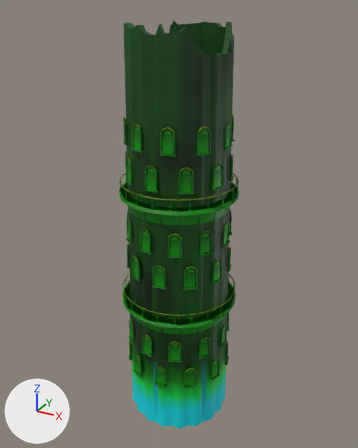
The glTF model assets/environments/kits/haluna/iskarra_tower_broken.glb as it was, and as the next commit left it.
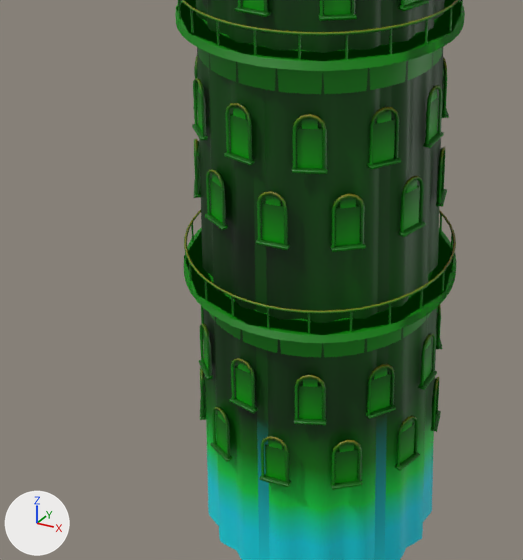
The first picture shows the older version from a camera (50 mm lens) standing at (20.8, -37.8, 39.4) and looking at (-0.2, 0.4, 20.3). The close-ups show the older and then the newer version on the part from 13% to 73% of the width and 42% to 93% of the height of that picture. Only the edits that show in the close-ups are written down. The lights are fixed; the arrows at lower left show +X, +Y and +Z. Vertices at exactly the same position are counted once.

The first close-up shows 'iskarra_tower_broken', 'iskarra_tower_broken-lod1'.
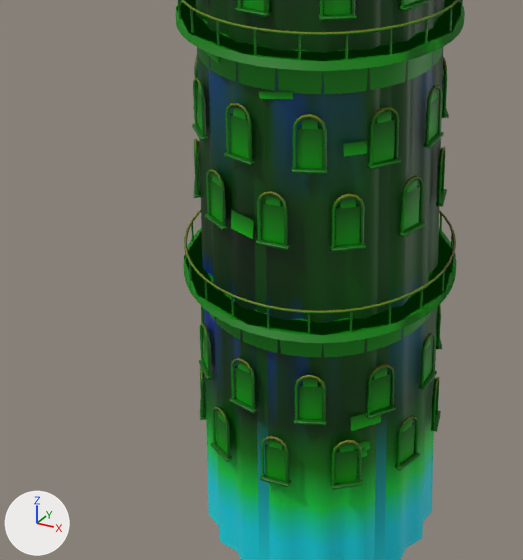
Patch to the scene script:
```diff
--- a/assets/environments/kits/haluna/iskarra_tower_broken.glb.py
+++ b/assets/environments/kits/haluna/iskarra_tower_broken.glb.py
@@ mat_kit_coral_concrete @@
+mat_kit_coral_concrete = bpy.data.materials.new('kit_coral_concrete')
+# nodes: BsdfPrincipled, Mix, OutputMaterial, VertexColor
+# colours: white #e7e7e7, mixed with the vertex colours
@@ me_iskarra_tower_broken @@
 # used by ob_iskarra_tower_broken; location = (0.0, 0.0, 0.0)
-me_iskarra_tower_broken.from_pydata(...)  # 6259 vertices, 10424 faces; spans x -5.7..5.7, y -5.7..5.7, z 0.0..38.2
+me_iskarra_tower_broken.from_pydata(...)  # 6499 vertices, 10784 faces; spans x -5.7..5.7, y -5.7..5.7, z 0.0..38.2
+# me_iskarra_tower_broken part 1: the loose piece of 8 vertices spanning x 0.2..1.1, y -4.9..-4.7, z 16.4..18.0 is copied, and the copy is scaled about its middle by (1.19, -0.751, 0.525), then moved by (-1.4, 0.0, -0.4), in mat_kit_coral_concrete; it spans x -1.3..-0.1, y -4.9..-4.7, z 16.3..17.2
+# me_iskarra_tower_broken part 2: the loose piece of 8 vertices spanning x 1.7..2.3, y -4.5..-4.2, z 21.1..21.5 is copied, and the copy is scaled about its middle by (2.37, 0.858, 0.693), then moved by (-1.2, -0.3, 1.0), in mat_kit_coral_concrete; it spans x 0.2..1.5, y -4.8..-4.6, z 22.1..22.5
+# me_iskarra_tower_broken part 3: the loose piece of 8 vertices spanning x -3.4..-2.9, y -3.8..-3.4, z 21.1..21.5 is copied, and the copy is scaled about its middle by (2.45, 1.5, 1.4), then moved by (0.9, -0.6, 1.9), in mat_kit_coral_concrete; it spans x -2.8..-1.7, y -4.5..-3.9, z 22.9..23.6
+# me_iskarra_tower_broken part 4: the loose piece of 8 vertices spanning x 3.9..4.5, y -3.1..-2.3, z 8.6..10.1 is copied, and the copy is scaled about its middle by (1.68, 1.31, 0.426), then moved by (-0.4, -0.5, -1.1), in mat_kit_coral_concrete; it spans x 3.4..4.3, y -3.7..-2.7, z 7.9..8.6
+# me_iskarra_tower_broken part 5: the loose piece of 8 vertices spanning x 3.1..3.6, y -4.0..-3.6, z 6.9..7.3 is copied, and the copy is scaled about its middle by (0.557, 0.718, 1.14), then moved by (0.5, 0.5, -0.5), in mat_kit_coral_concrete; it spans x 3.6..3.9, y -3.5..-3.2, z 6.4..6.9
+# me_iskarra_tower_broken part 6: the loose piece of 8 vertices spanning x 3.8..4.3, y -3.0..-2.2, z 19.6..21.1 is copied, and the copy is scaled about its middle by (1.27, 0.798, 0.322), then moved by (-0.7, -0.9, -0.1), in mat_kit_coral_concrete; it spans x 3.0..3.7, y -3.8..-3.1, z 20.0..20.5
+# me_iskarra_tower_broken part 7: the loose piece of 8 vertices spanning x 3.1..3.6, y -4.0..-3.6, z 6.9..7.3 is copied, and the copy is scaled about its middle by (1.39, 1.7, 1.1), then moved by (0.4, 0.4, -0.2), in mat_kit_coral_concrete; it spans x 3.3..4.0, y -3.8..-3.1, z 6.7..7.2
+# me_iskarra_tower_broken part 8: 3168 kept faces spanning x -5.2..5.2, y -5.1..5.1, z 0.0..38.2 get new vertex colours
+# other edits to the shape of me_iskarra_tower_broken do not show in these pictures
 me_iskarra_tower_broken.materials.append(mat_kit_iskarra_cladding)
@@ me_iskarra_tower_broken @@
 me_iskarra_tower_broken.materials.append(mat_kit_iskarra_glaze)
+me_iskarra_tower_broken.materials.append(mat_kit_coral_concrete)
```

Changed parts and their boxes (x1, y1, x2, y2) in the close-ups (523 x 560 px):
part 1 of me_iskarra_tower_broken, added
    after: (231, 210, 254, 239)
part 2 of me_iskarra_tower_broken, added
    after: (259, 91, 293, 99)
part 3 of me_iskarra_tower_broken, added
    after: (203, 50, 219, 64)
part 4 of me_iskarra_tower_broken, added
    after: (350, 409, 381, 431)
part 5 of me_iskarra_tower_broken, added
    after: (358, 447, 367, 458)
part 6 of me_iskarra_tower_broken, added
    after: (343, 140, 367, 157)
part 7 of me_iskarra_tower_broken, added
    after: (354, 440, 370, 450)
part 8 of me_iskarra_tower_broken, recoloured
    both: (202, 0, 435, 460)
